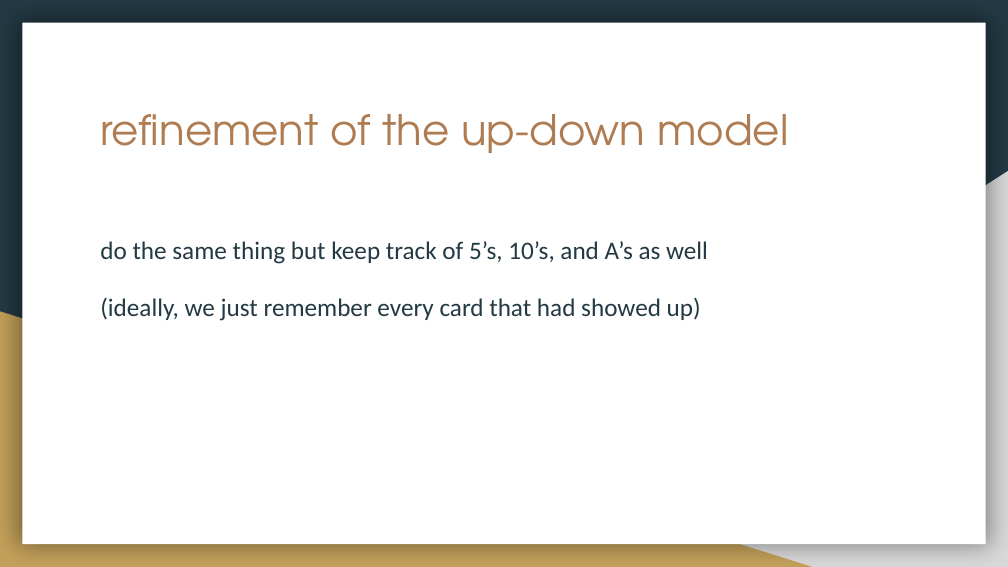
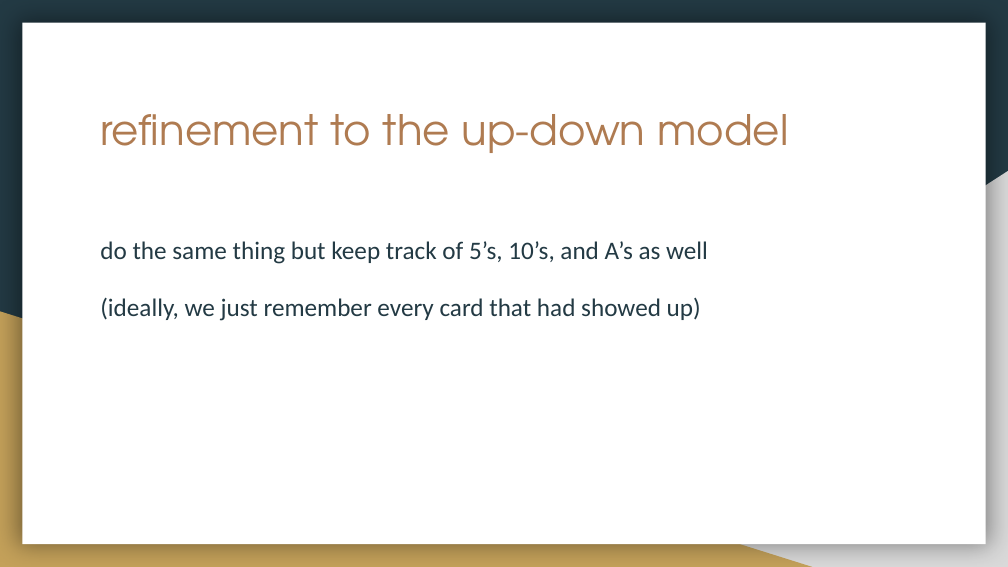
Before and after one commit to erickim/kellyCriterion, a slide deck: slide 16 of 110717-cx.pptx (slide 15 before the commit). Drawn at 1008x567 pixels with LibreOffice and Linux fonts; fonts in the diff are those of the drawing. Boxes give left, top, right and bottom in pixels: in the first picture for what was removed or moved away, otherwise in the second. Text is boxed around its words. In the diff, an @@ line names an element or a change of style, - is before the commit and + after.

```diff
--- a/110717-cx.pptx
+++ b/110717-cx.pptx
@@ title at bbox=[100, 114, 788, 153]: text changed @@
-refinement of the up-down model
+refinement to the up-down model
```
Also in this commit, not shown: 7 other slides changed, 2 slides added.
